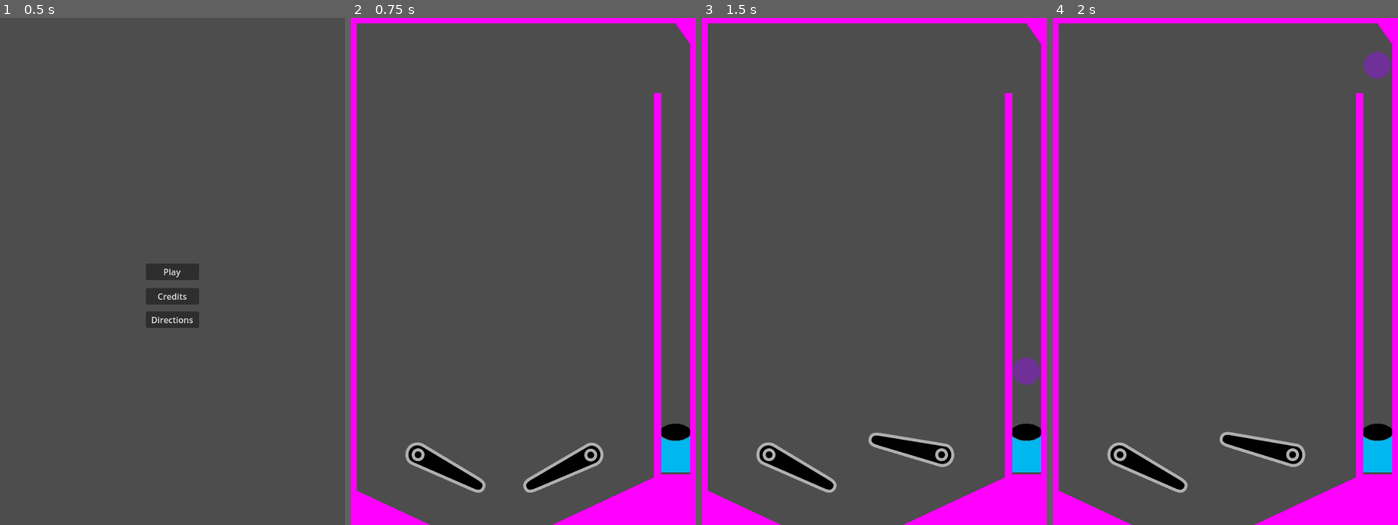
Above: before the commit, frames 1-4 (left to right).
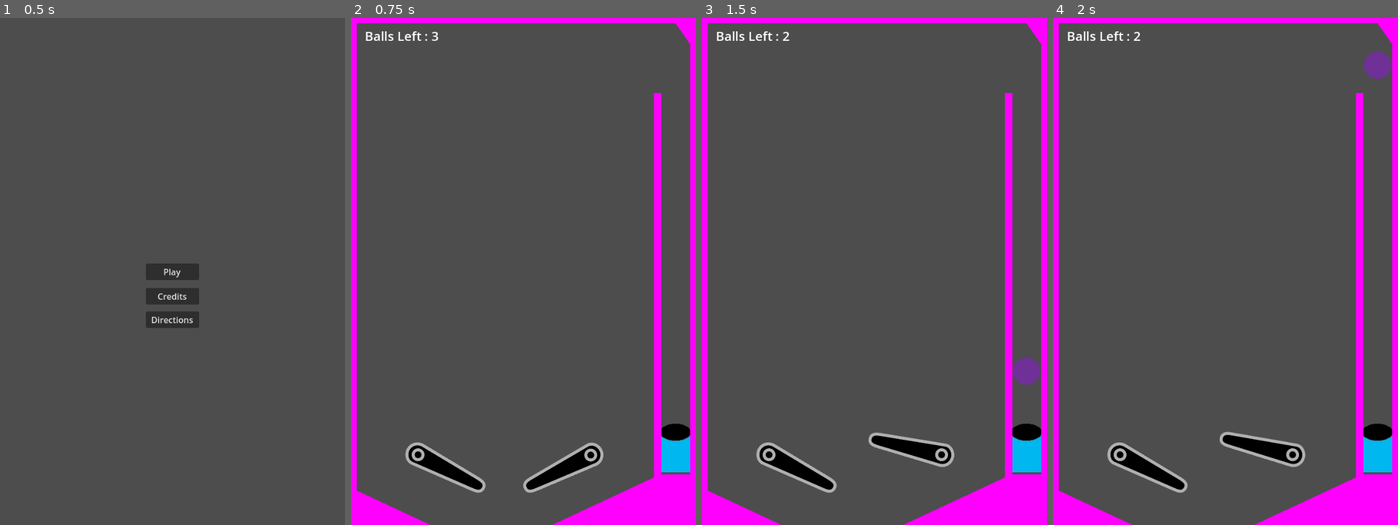
Above: after the commit, the same moments.

Repository: bsu-cs315/fp-team1-pinball
Game: Godot game, scene res://Title screen/title_screen.tscn
Same seed, same stepped clock (60 frames per second), same inputs: the game is played once before the commit and once after it.
Inputs:
- Up to frame 1 (0.5 s): no input
- Up to frame 2 (0.75 s): click "Play" at 0.5 s
- Up to frame 3 (1.5 s): tap Enter at 1.25 s; hold E (right_flipper) from 1.28 s (still down); tap Space (launch) at 1.35 s
- Up to frame 4 (2 s): keep holding E (right_flipper)

Frame 1 is identical in both runs. In frame 2, 0.2% of the frame differs, in the area x 4-26%, y 2-5%; in frame 3, 0.2%; in frame 4, 0.2%.

Commit message:
Create a ball counter
This displays the amount fo balls the player has left and updates when the player puts another ball into play

Diff:
--- a/project/launcher/launcher.gd
+++ b/project/launcher/launcher.gd
@@ -1,21 +1,21 @@
 extends Node2D
 
-@export var _ball_in_play := false
-@export var _balls_left := 3
+@export var ball_in_play := false
+@export var balls_left := 3
 
 var power := 1500.
 var _current_ball : RigidBody2D = null
 
 func _process(_delta: float) -> void:
-	if Input.is_action_just_pressed("launch") and _balls_left > 0:
+	if Input.is_action_just_pressed("launch") and balls_left > 0:
 		if _current_ball == null:
 			var impulse := Vector2(0,-1) * power
 			_current_ball = preload("res://ball/ball.tscn").instantiate() as RigidBody2D
 			get_parent().add_child(_current_ball)
-			_ball_in_play = true
-			_balls_left -= 1
+			ball_in_play = true
+			balls_left -= 1
 			_current_ball.global_position = global_position
 			_current_ball.apply_impulse(impulse)
 
 	if _current_ball == null:
-		_ball_in_play = false
+		ball_in_play = false
--- a/project/world/world.gd
+++ b/project/world/world.gd
@@ -1,12 +1,15 @@
 extends Node2D
 
-func _on_ball_kill_zone_body_entered(_body: Node2D) -> void:
-	_body.queue_free()
+
+func _process(_delta: float) -> void:
+	if $Launcher.balls_left == 0 and $Launcher.ball_in_play == false:
+		$GameOverLabel.show()
+		await(get_tree().create_timer(5).timeout)
+		get_tree().change_scene_to_file("res://Title screen/title_screen.tscn")
+
+	$BallsLeftLabel.text = "Balls Left : %.d" % $Launcher.balls_left
 
 
-func _on_button_pressed() -> void:
-	get_tree().change_scene_to_file("res://world/world.tscn")
 
-
-func _on_launcher_game_over() -> void:
-	$RestartButton.show()
+func _on_ball_kill_zone_body_entered(body: Node2D) -> void:
+	body.queue_free()
--- a/project/world/world.tscn
+++ b/project/world/world.tscn
@@ -25,6 +25,13 @@
 size = Vector2(1.0245, 1.05404)
 
 [sub_resource type="RectangleShape2D" id="RectangleShape2D_21ahr"]
+
+[sub_resource type="LabelSettings" id="LabelSettings_l6u8m"]
+font_size = 24
+
+[sub_resource type="LabelSettings" id="LabelSettings_slqxy"]
+font_size = 64
+font_color = Color(0.757988, 0.219967, 0.785634, 1)
 
 [node name="World" type="Node2D"]
 script = ExtResource("1_gtqkf")
@@ -148,19 +155,27 @@
 [node name="CollisionShape2D" type="CollisionShape2D" parent="BallKillZone"]
 shape = SubResource("RectangleShape2D_21ahr")
 
-[node name="RestartButton" type="Button" parent="."]
-visible = false
-offset_left = 53.0
-offset_top = 36.0
-offset_right = 128.0
-offset_bottom = 67.0
-text = "RESTART"
-
 [node name="flipper_right" parent="." instance=ExtResource("3_70sgq")]
 position = Vector2(451, 820)
 
 [node name="flipper_left" parent="." instance=ExtResource("2_ojv08")]
 position = Vector2(125, 820)
 
+[node name="BallsLeftLabel" type="Label" parent="."]
+offset_left = 26.0
+offset_top = 17.0
+offset_right = 151.0
+offset_bottom = 51.0
+text = "Balls Left : "
+label_settings = SubResource("LabelSettings_l6u8m")
+
+[node name="GameOverLabel" type="Label" parent="."]
+visible = false
+offset_left = 133.0
+offset_top = 440.0
+offset_right = 500.0
+offset_bottom = 528.0
+text = "GAME OVER"
+label_settings = SubResource("LabelSettings_slqxy")
+
 [connection signal="body_entered" from="BallKillZone" to="." method="_on_ball_kill_zone_body_entered"]
-[connection signal="pressed" from="RestartButton" to="." method="_on_button_pressed"]
Not shown: 1 places in project/world/world.tscn that only renumber resources
